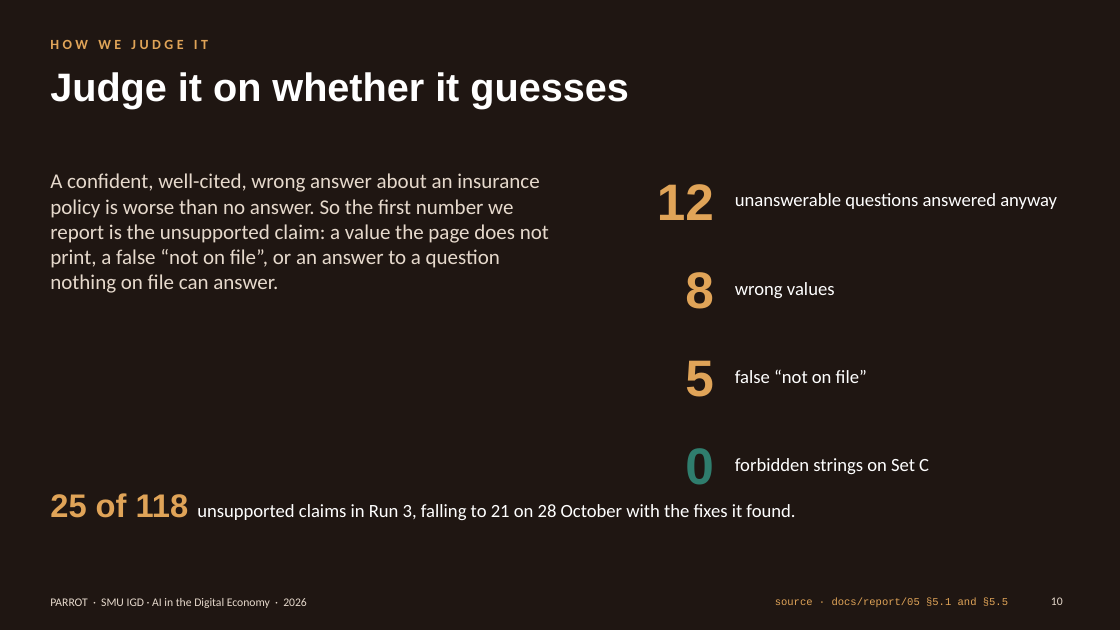
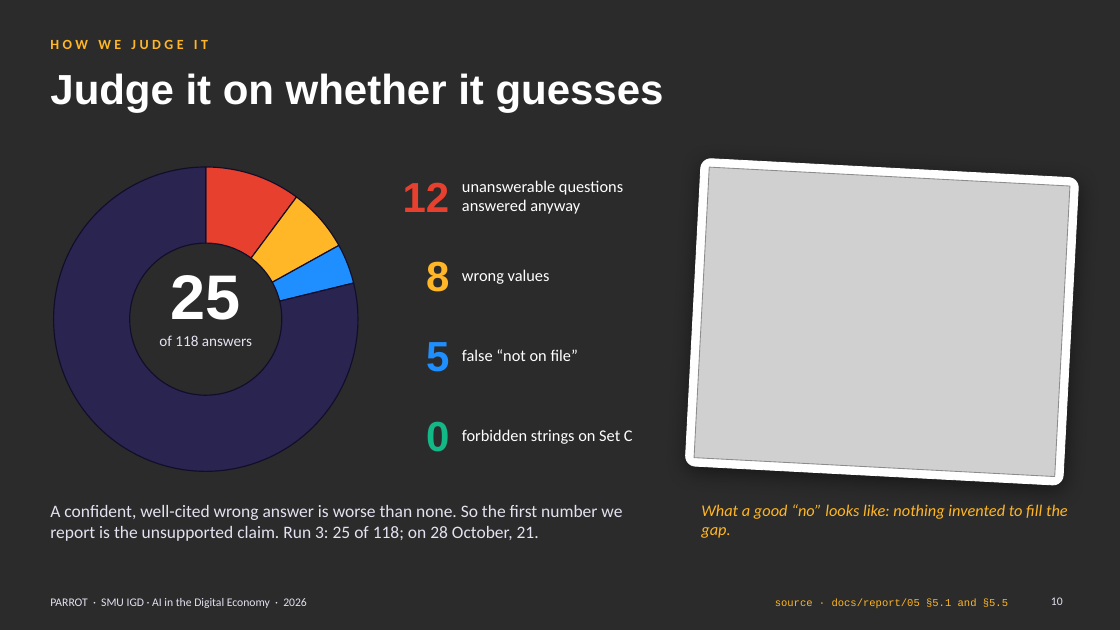
Before and after one commit to feynman82/igd-capstone-2026, a slide deck: slide 10 of docs/report/Project Parrot Showcase.pptx. Drawn at 1120x630 pixels with LibreOffice and Linux fonts; fonts in the diff are those of the drawing; grey boxes stand for pictures; background and template pictures are left out; a plain dark background stands for a picture behind light text. Boxes give left, top, right and bottom in pixels: in the first picture for what was removed or moved away, otherwise in the second. Text is boxed around its words. In the diff, an @@ line names an element or a change of style, - is before the commit and + after.

```diff
--- a/docs/report/Project Parrot Showcase.pptx
+++ b/docs/report/Project Parrot Showcase.pptx
@@ background #1F1612 to picture (left out) @@
@@ text "HOW WE JUDGE IT" at [50,40,208,49]: text colour #E0A458 to #FFB627 @@
@@ title "Judge it on whether it ..." at [50,73,664,112]: size 34 to 36 pt @@
@@ doughnut chart added at [42,155,370,483] @@
+categories: Unanswerable, answered anyway, Wrong value, False “not on file”, Supported
+Series 1: 10, 7, 4, 79
@@ text removed at [50,173,549,293] @@
-A confident, well-cited, wrong answer about an insurance policy is worse than no answer. So the first number we report is the unsupported claim: a value the page does not print, a false “not on file”, or an answer to a question nothing on file can answer.
@@ text "12": place and size @@
-text "12" at [657,184,714,220]
+text "12" at [403,182,450,212]
@@ text "12" at [403,182,450,212]: size 44 to 36 pt, text colour #E0A458 to #E8402F @@
@@ text "unanswerable questions answered anyway": place and size @@
-text "unanswerable questions answered anyway" at [735,193,1057,209]
+text "unanswerable questions answered anyway" at [462,180,623,214]
@@ rounded rectangle added at [685,158,1079,485], fill #FFFFFF, outline #FFFFFF 0.75 pt @@
@@ picture added at [694,167,1070,476] @@
@@ text "8": place and size @@
-text "8" at [685,272,714,309]
+text "8" at [426,261,449,292]
@@ text "8" at [426,261,449,292]: size 44 to 36 pt, text colour #E0A458 to #FFB627 @@
@@ text "wrong values": place and size @@
-text "wrong values" at [735,282,835,298]
+text "wrong values" at [462,269,550,284]
@@ text added at [171,275,241,320], 54 pt, text #FFFFFF, bold @@
+25
@@ text "5": place and size @@
-text "5" at [685,360,714,397]
+text "5" at [426,342,449,372]
@@ text "5" at [426,342,449,372]: size 44 to 36 pt, text colour #E0A458 to #1F8FFF @@
@@ text "false “not on file”": place and size @@
-text "false “not on file”" at [735,369,867,383]
+text "false “not on file”" at [462,349,578,361]
@@ text added at [159,335,252,346], 13 pt, text #E4E1F0 @@
+of 118 answers
@@ text "0": place and size @@
-text "0" at [685,448,714,485]
+text "0" at [426,421,449,452]
@@ text "0" at [426,421,449,452]: size 44 to 36 pt, text colour #2F7D6D to #12B886 @@
@@ size 16 to 14 pt in 4 elements at [462,180,623,214], [462,269,550,284], [462,349,578,361], [462,429,633,444] @@
@@ text "forbidden strings on Set C": place and size @@
-text "forbidden strings on Set C" at [735,458,929,474]
+text "forbidden strings on Set C" at [462,429,633,444]
@@ text removed at [50,493,795,520] @@
-25 of 118 unsupported claims in Run 3, falling to 21 on 28 October with the fixes it found.
@@ text added at [50,505,622,541], 15 pt, text #E4E1F0 @@
+A confident, well-cited wrong answer is worse than none. So the first number we report is the unsupported claim. Run 3: 25 of 118; on 28 October, 21.
@@ text added at [701,504,1068,538], 14 pt, text #FFB627, italic @@
+What a good “no” looks like: nothing invented to fill the gap.
@@ text "PARROT · SMU IGD · ..." at [50,598,307,608]: text colour #E6D9CC to #E4E1F0 @@
@@ text "source · docs/report/05 §5.1 and ..." at [775,599,1008,608]: text colour #E0A458 to #FFB627 @@
@@ page number at [1051,597,1063,605]: text colour #E6D9CC to #E4E1F0 @@
```
Also in this commit, not shown: 13 other slides changed, 1 slide added, 1 slide removed, 1 other file.
